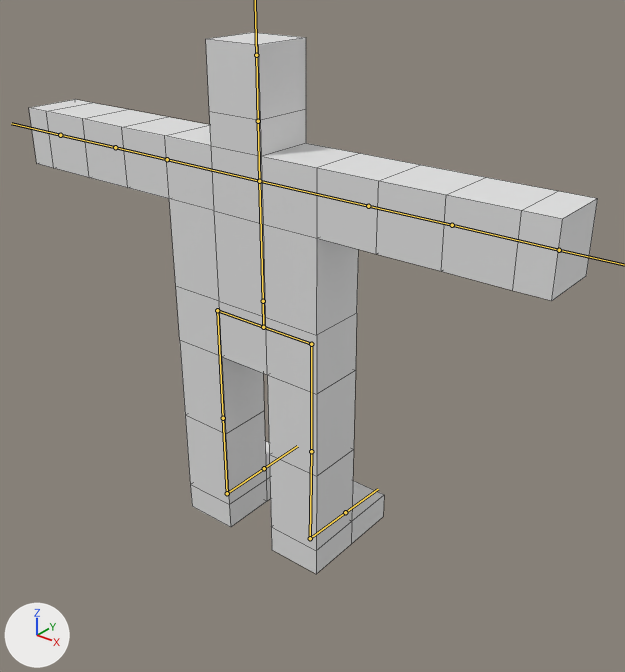
The FBX model GameEmptyReplaceMe/Game/DataSource/FBXs/AnimGuy.fbx, before and after one commit.
Rendered twice from a 50 mm lens placed at (1.73, -1.9, 1.21), pointed at (0.14, 0.08, -0.02). Every picture has the same lights, and +X, +Y and +Z are marked at lower left. The bones that bend it are drawn over the model as lines. Mesh edges are drawn as thin lines.
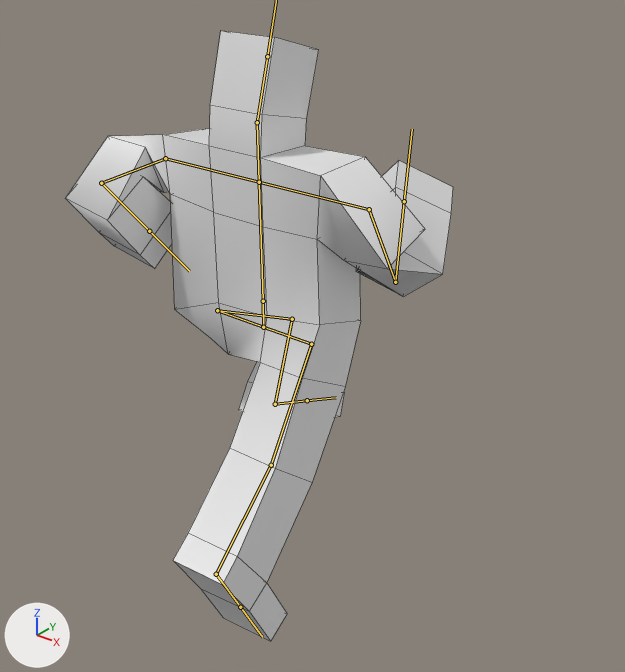
The newer file adds an action. The first version stands in its rest pose; the second is drawn at frame 12 of the action 'Armature|Run'.

What differs and where, as boxes [x1, y1, x2, y2] in the pictures (625 x 672 px):
'Cube', posed (32% narrower, 13% taller): before [29, 32, 598, 574]; after [66, 31, 453, 641]
bone 'Bone.001', root to tip: before (263, 301) to (259, 181); after (263, 301) to (259, 182)
bone 'Bone.004', root to tip: before (167, 159) to (115, 147); after (165, 158) to (101, 183)
bone 'Bone.005', root to tip: before (115, 147) to (60, 135); after (101, 183) to (149, 231)
bone 'Bone.007', root to tip: before (368, 206) to (452, 225); after (369, 209) to (395, 282)
bone 'Bone.008', root to tip: before (452, 225) to (559, 250); after (395, 282) to (404, 201)
bone 'Bone.010', root to tip: before (258, 121) to (256, 55); after (257, 122) to (267, 56)
bone 'Bone.012', root to tip: before (217, 310) to (223, 418); after (217, 310) to (292, 319)
bone 'Bone.013', root to tip: before (223, 418) to (227, 493); after (292, 319) to (275, 404)
bone 'Bone.014', root to tip: before (227, 493) to (264, 468); after (275, 404) to (307, 400)
bone 'Bone.016', root to tip: before (311, 344) to (311, 451); after (311, 344) to (271, 465)
bone 'Bone.017', root to tip: before (311, 451) to (310, 538); after (271, 465) to (216, 574)
bone 'Bone.018', root to tip: before (310, 538) to (345, 512); after (216, 574) to (240, 607)

The edits, one by one:
Bone 'Bone.001' (bone_bone_001) turns from (0, 0, 0) to (2, 0, -1) degrees about its own x, y and z.
Bone 'Bone.004' (bone_bone_004) turns from (0, 0, 0) to (40, 97, 127) degrees about its own x, y and z.
Bone 'Bone.005' (bone_bone_005) turns from (0, 0, 0) to (14, 7, -126) degrees about its own x, y and z.
Bone 'Bone.007' (bone_bone_007) turns from (0, 0, 0) to (-88, 23, -13) degrees about its own x, y and z.
Bone 'Bone.008' (bone_bone_008) turns from (0, 0, 0) to (-36, -22, 125) degrees about its own x, y and z.
Bone 'Bone.010' (bone_bone_010) turns from (0, 0, 0) to (-16, 0, 0) degrees about its own x, y and z.
Bone 'Bone.012' (bone_bone_012) turns from (0, 0, 0) to (66, -3, -8) degrees about its own x, y and z.
Bone 'Bone.013' (bone_bone_013) turns from (0, 0, 0) to (-90, 4, 0) degrees about its own x, y and z.
Bone 'Bone.014' (bone_bone_014) turns from (0, 0, 0) to (3, 0, 0) degrees about its own x, y and z.
Bone 'Bone.016' (bone_bone_016) turns from (0, 0, 0) to (-31, 9, -5) degrees about its own x, y and z.
Bone 'Bone.017' (bone_bone_017) turns from (0, 0, 0) to (-17, -9, -3) degrees about its own x, y and z.
Bone 'Bone.018' (bone_bone_018) turns from (0, 0, 0) to (-17, -3, 1) degrees about its own x, y and z.
